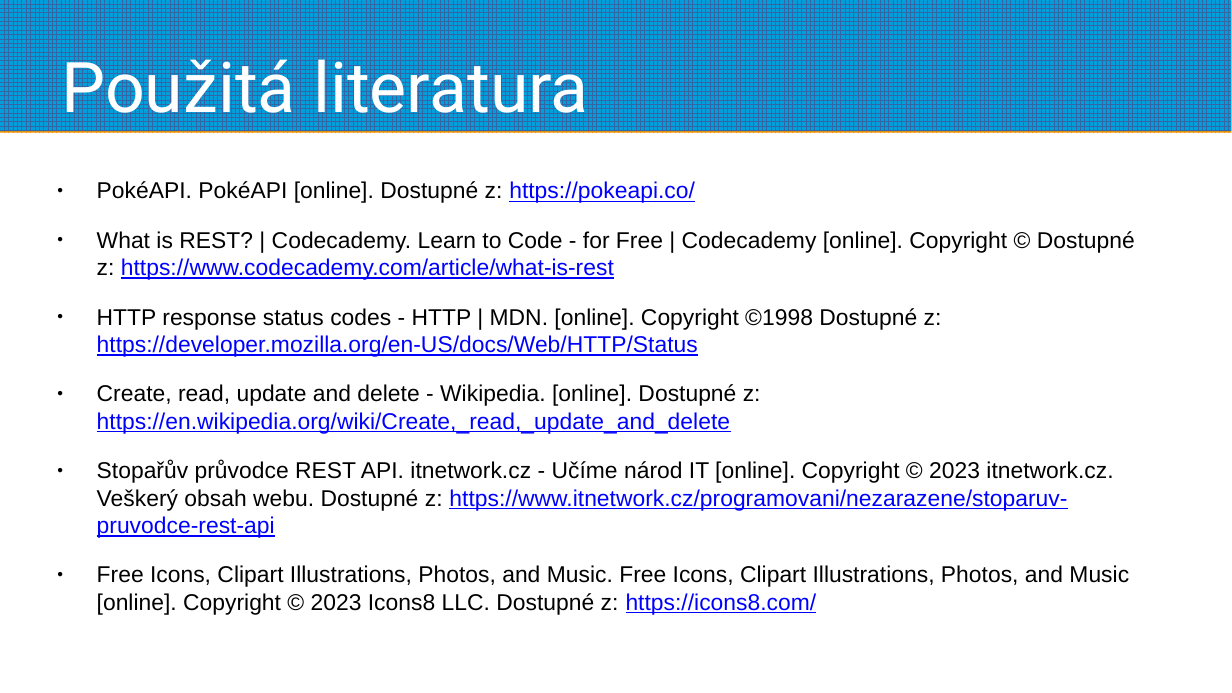
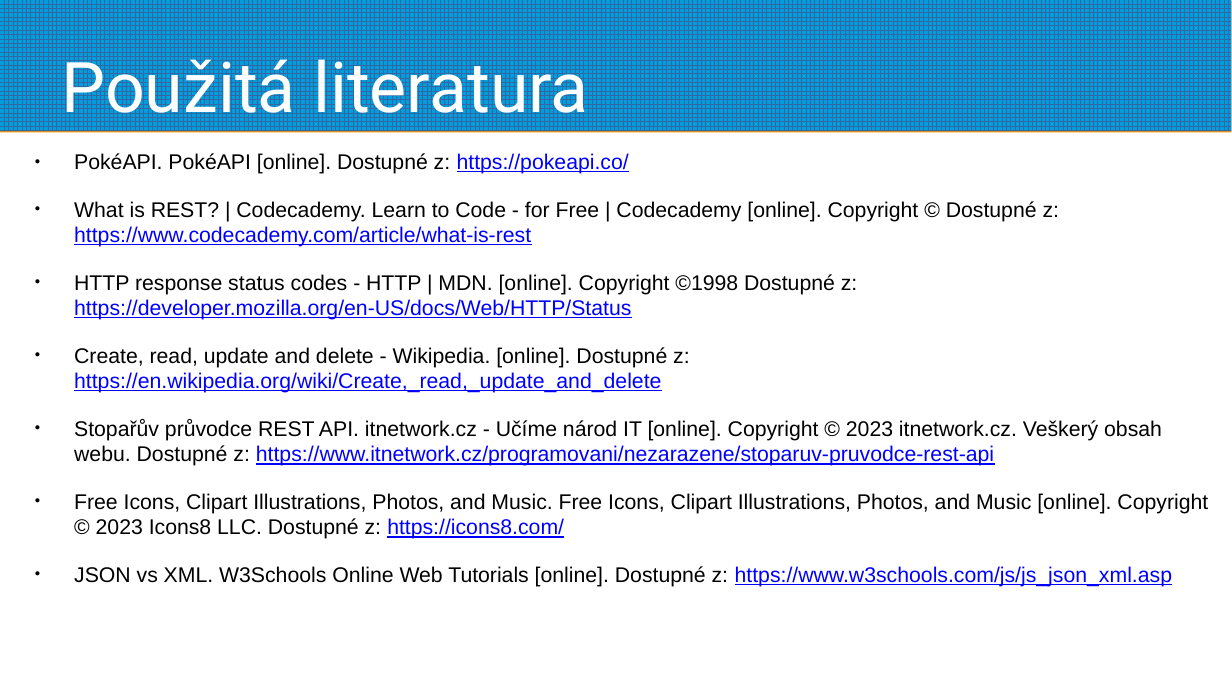
Before and after one commit to estrellasfv/rest-api, a slide deck: slide 21 of brunova.ppsx (slide 20 before the commit). Drawn at 1232x693 pixels with LibreOffice and Linux fonts; fonts in the diff are those of the drawing; background and template pictures are left out. Boxes give left, top, right and bottom in pixels: in the first picture for what was removed or moved away, otherwise in the second. Text is boxed around its words. In the diff, an @@ line names an element or a change of style, - is before the commit and + after.

```diff
--- a/brunova.ppsx
+++ b/brunova.ppsx
@@ text "PokéAPI. PokéAPI [online]. Dostupné z: ...": place and size @@
-text "PokéAPI. PokéAPI [online]. Dostupné z: ..." at bbox=[97, 181, 1135, 615]
+text "PokéAPI. PokéAPI [online]. Dostupné z: ..." at bbox=[74, 153, 1208, 587]
@@ text at bbox=[74, 153, 1208, 539]: size 14.7 to 13.7 pt in "PokéAPI. PokéAPI [online]. Dostupné z: https://pokeapi.co/", "What is REST? | Codecademy. Learn to ...", "HTTP response status codes - HTTP | ...", "Create, read, update and delete - Wikipedia. ..." and 2 more places @@
@@ text at bbox=[74, 566, 1172, 587]: paragraph added @@
+● JSON vs XML. W3Schools Online Web Tutorials [online]. Dostupné z: https://www.w3schools.com/js/js_json_xml.asp
```
Also in this commit, not shown: 13 other slides changed, 1 slide added, 1 other file.
